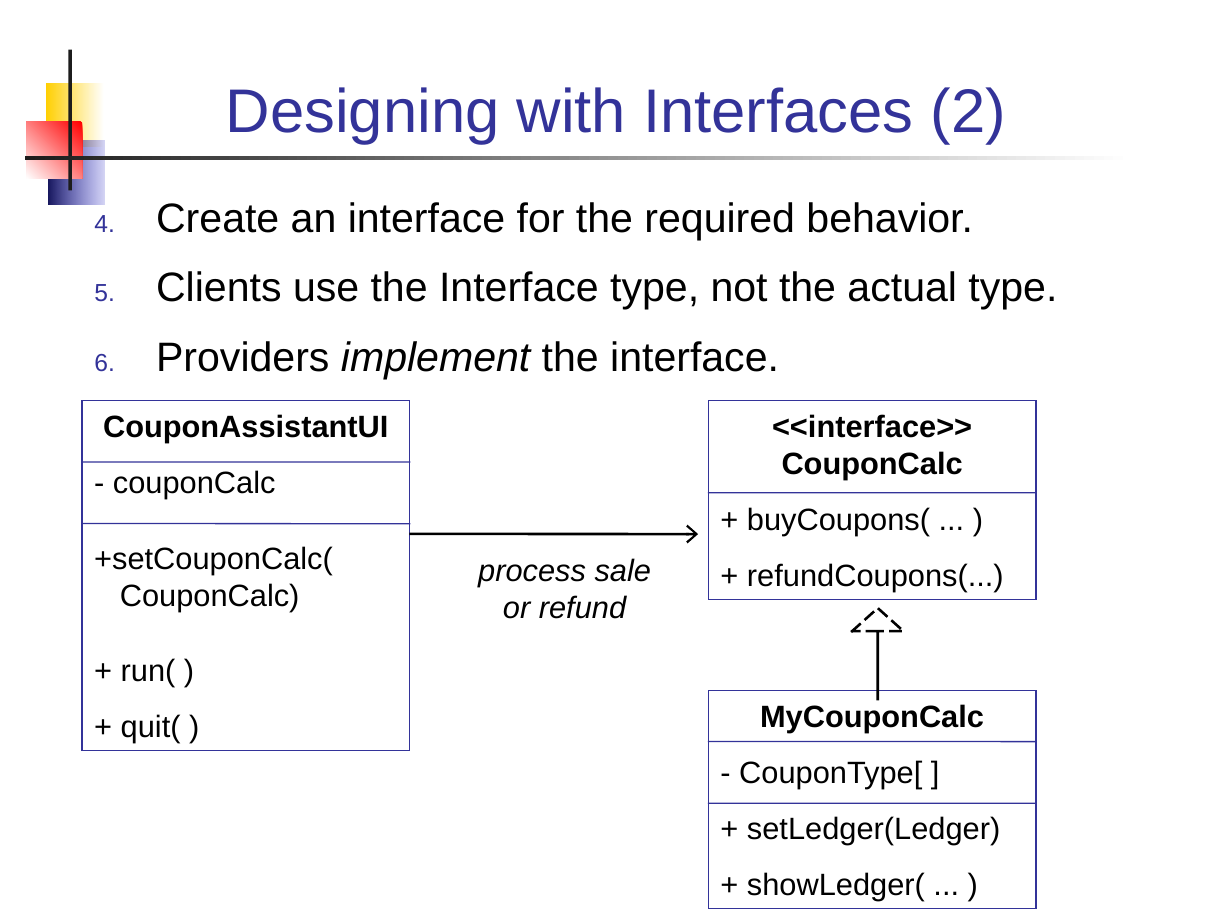
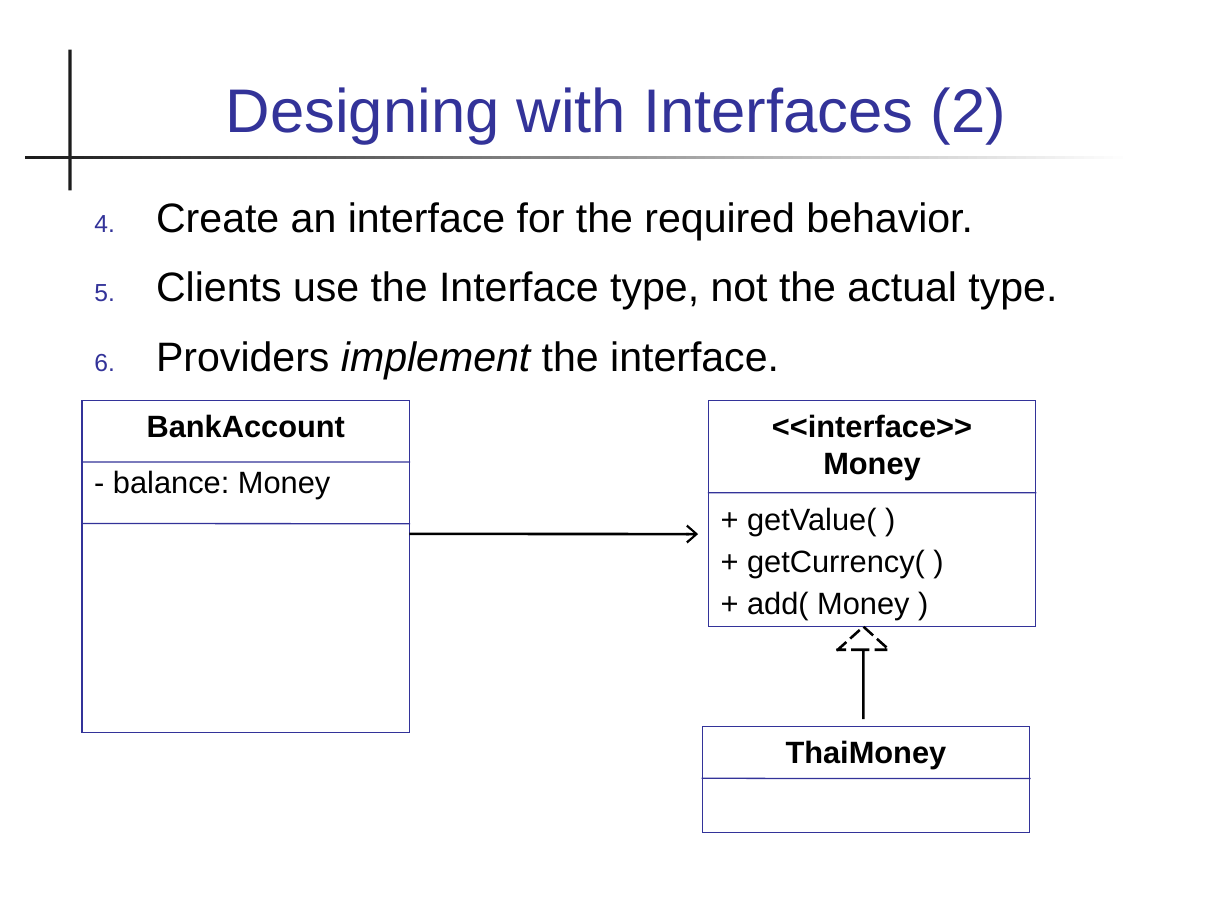
Before and after one commit to skeoop/skeoop.github.io, a slide deck: slide 4 of week2/3-Designing-with-Interfaces.ppt. Drawn at 1232x924 pixels with LibreOffice and Linux fonts; fonts in the diff are those of the drawing. Boxes give left, top, right and bottom in pixels: in the first picture for what was removed or moved away, otherwise in the second. Text is boxed around its words. In the diff, an @@ line names an element or a change of style, - is before the commit and + after.

Commit message:
update lab2 and some slides

```diff
--- a/week2/3-Designing-with-Interfaces.ppt
+++ b/week2/3-Designing-with-Interfaces.ppt
@@ rectangle removed at <box>46,83,103,147</box> @@
@@ rectangle removed at <box>27,122,83,179</box> @@
@@ rectangle removed at <box>48,140,103,205</box> @@
@@ rectangle "BankAccount": place and size @@
-rectangle "BankAccount" at <box>83,400,410,750</box>
+rectangle "BankAccount" at <box>83,400,410,733</box>
@@ text in rectangle at <box>113,414,345,499</box>: text changed @@
-CouponAssistantUI
-- couponCalc
-+setCouponCalc(
-CouponCalc)
-+ run( )
-+ quit( )
+BankAccount
+- balance: Money
@@ rectangle removed at <box>708,400,1036,600</box> @@
-<<interface>>
-CouponCalc
-+ buyCoupons( ... )
-+ refundCoupons(...)
@@ rectangle added at <box>708,400,1036,627</box>, outline #333399 0.74 pt, 18 pt, text #000000 @@
+<<interface>>
+Money
++ getValue( )
++ getCurrency( )
++ add( Money )
@@ text removed at <box>478,558,651,619</box> @@
-process sale
-or refund
@@ up arrow: place and size @@
-up arrow at <box>853,609,904,701</box>
+up arrow at <box>838,627,890,719</box>
@@ rectangle removed at <box>708,690,1036,908</box> @@
-MyCouponCalc
-- CouponType[ ]
-+ setLedger(Ledger)
-+ showLedger( ... )
@@ rectangle added at <box>702,727,1030,833</box>, outline #333399 0.74 pt, 18 pt, text #000000, bold @@
+ThaiMoney
@@ line removed from (708, 742) to (1036, 742) @@
@@ line moved from (708, 803) - (1036, 803) to (702, 779) - (1030, 779) @@
```
Also in this commit, not shown: 8 other slides changed, 1 slide removed, 6 other files.
